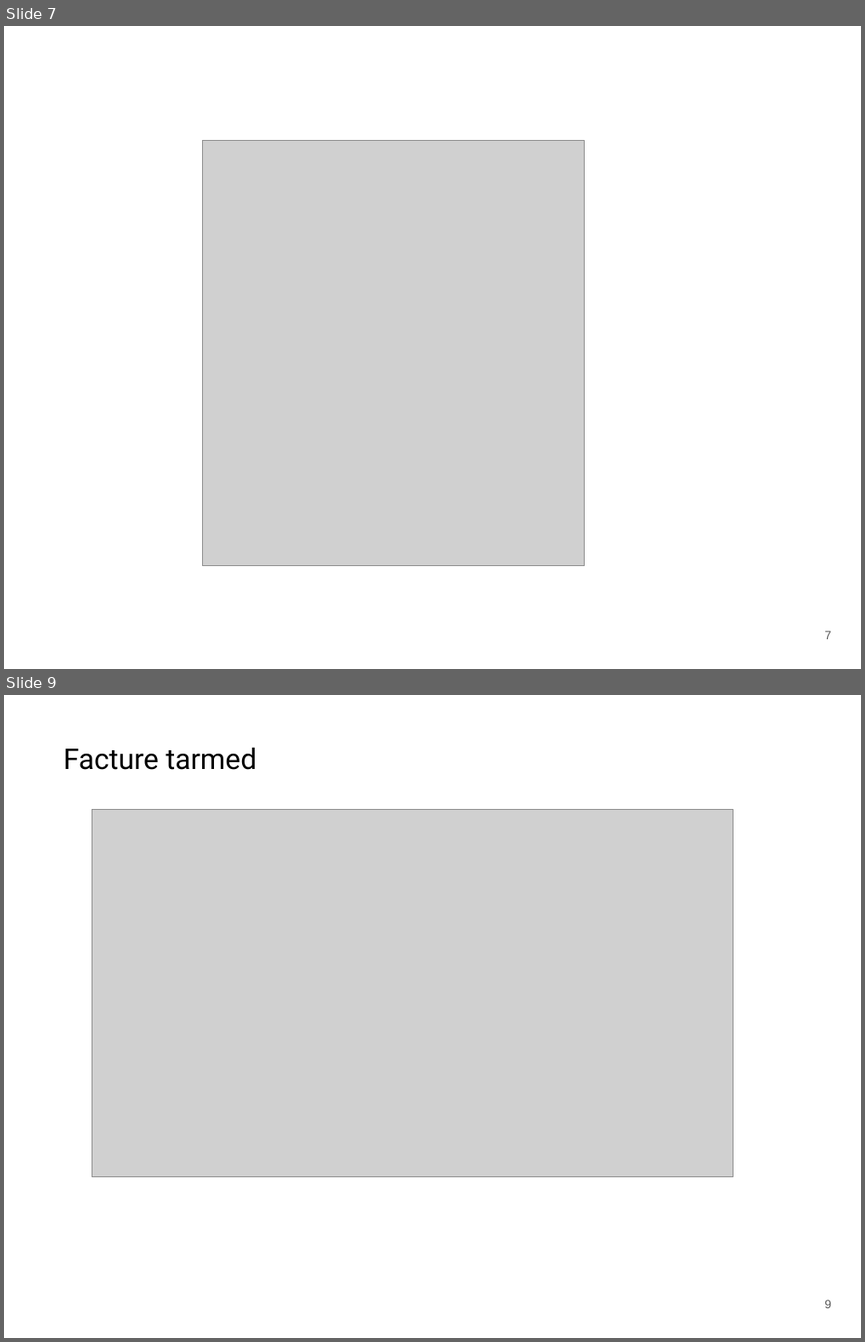
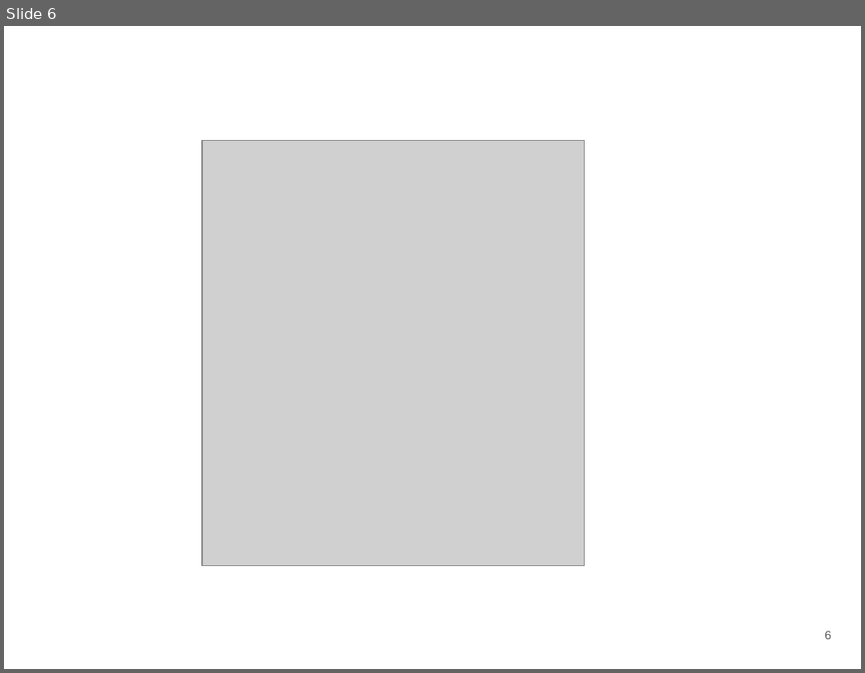
Before and after one commit to giodemaio/hackathonGM, a slide deck: GM IT Hackathon PITCH Doc Time.pptx. Shown one above the other, each under a label of ours: slides 7 and 9 before the commit, slide 6 after it; the slides between them are not shown. The pictures are 865x1342 and 865x673 pixels, drawn with LibreOffice and Linux fonts; fonts in the diff are those of the drawing; grey boxes stand for pictures; background and template pictures are left out. Boxes give left, top, right and bottom in pixels: in the first picture for what was removed or moved away, otherwise in the second. Text is boxed around its words. In the diff, an @@ line names an element or a change of style, - is before the commit and + after.

```diff
--- a/GM IT Hackathon PITCH Doc Time.pptx
+++ b/GM IT Hackathon PITCH Doc Time.pptx
@@ slide 9 removed at (x1=4, y1=695, x2=861, y2=1338), background picture (left out) @@
@@ text removed at (x1=64, y1=747, x2=256, y2=770) @@
-Facture tarmed
@@ picture removed at (x1=92, y1=810, x2=732, y2=1176) @@
@@ page number removed at (x1=824, y1=1299, x2=831, y2=1308) @@
-9
@@ what was slide 7 is now slide 6 @@
@@ page number at (x1=824, y1=630, x2=831, y2=639): text changed @@
-7
+6
```
Also in this commit, not shown: 1 slide changed, 1 slide added, 4 other slides removed.
